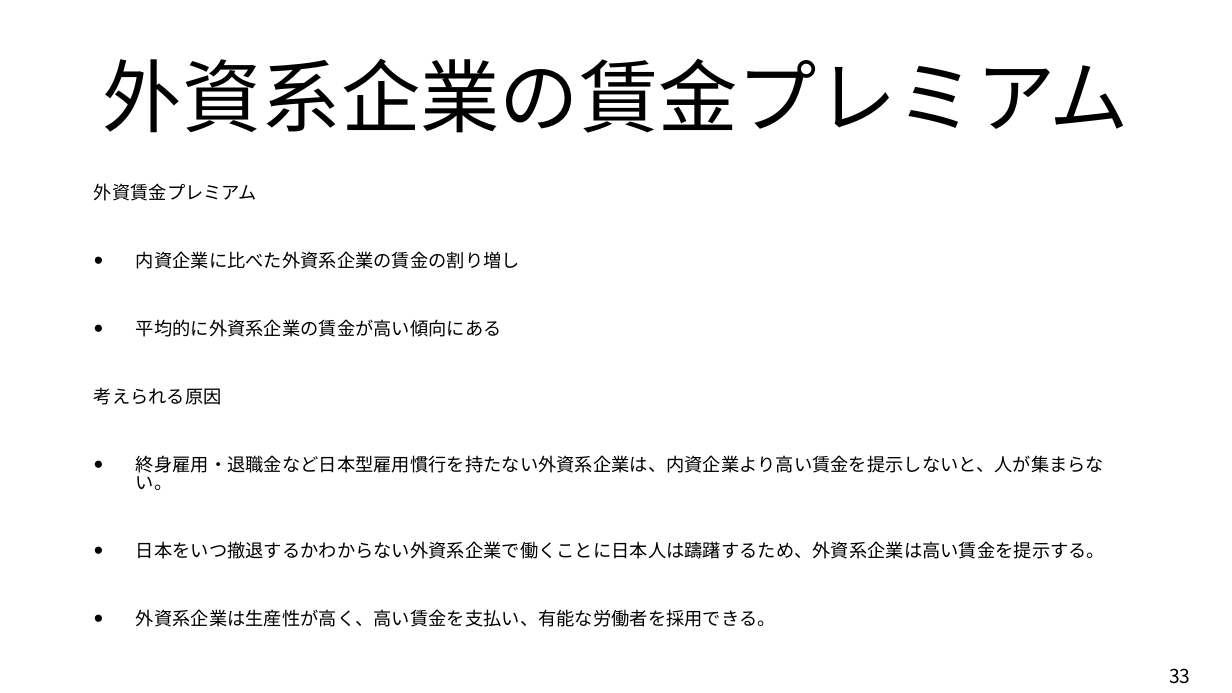
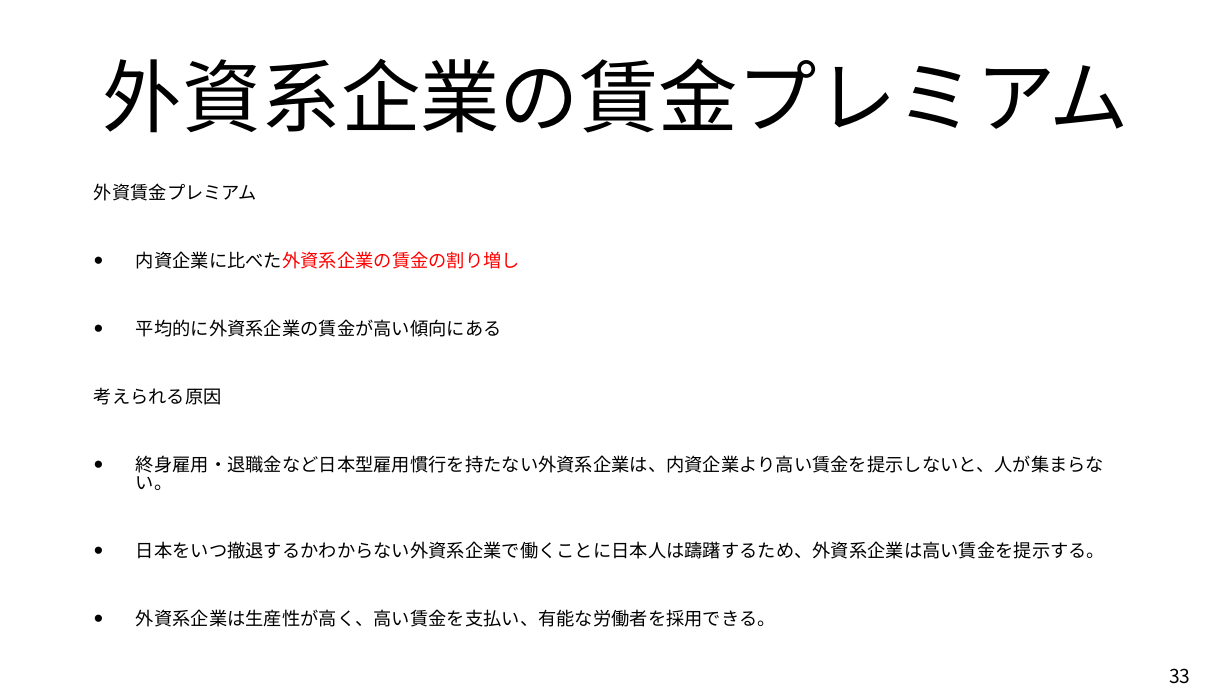
Before and after one commit to ayumu-tanaka/mof2025, a slide deck: slide 33 of slides/03企業のグローバル化.pptx. Drawn at 1232x693 pixels with LibreOffice and Linux fonts; fonts in the diff are those of the drawing. Boxes give left, top, right and bottom in pixels: in the first picture for what was removed or moved away, otherwise in the second. Text is boxed around its words. In the diff, an @@ line names an element or a change of style, - is before the commit and + after.

```diff
--- a/slides/03企業のグローバル化.pptx
+++ b/slides/03企業のグローバル化.pptx
@@ text at (136,251,520,269): text colour #000000 to #FF0000 in "内資企業に比べた外資系企業の賃金の割り増し" @@
```
Also in this commit, not shown: 9 other slides changed, 5 other files.
